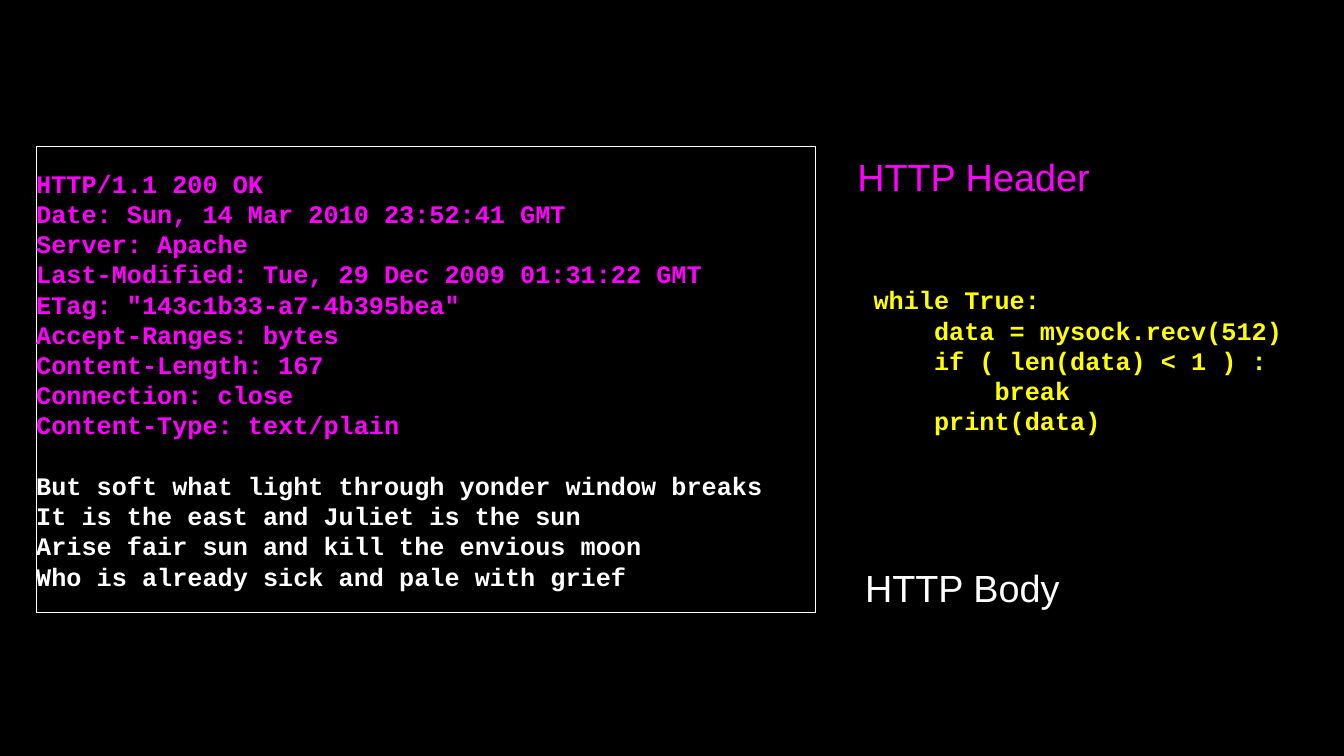
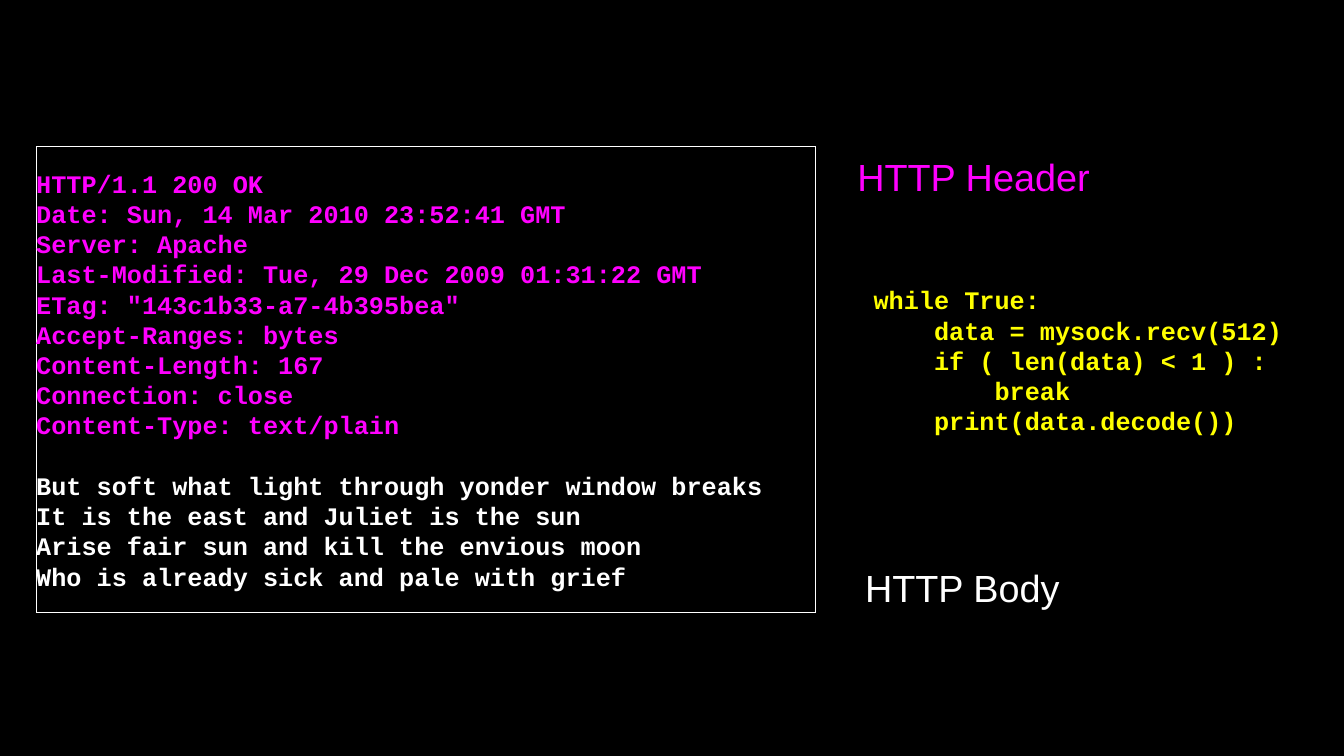
Before and after one commit to csev/py4e, a slide deck: slide 34 of lectures3/Pythonlearn-12-HTTP.pptx. Drawn at 1344x756 pixels with LibreOffice and Linux fonts; fonts in the diff are those of the drawing. Boxes give left, top, right and bottom in pixels: in the first picture for what was removed or moved away, otherwise in the second. Text is boxed around its words. In the diff, an @@ line names an element or a change of style, - is before the commit and + after.

```diff
--- a/lectures3/Pythonlearn-12-HTTP.pptx
+++ b/lectures3/Pythonlearn-12-HTTP.pptx
@@ text at box(934, 412, 1237, 436): text changed @@
-print(data)
+print(data.decode())
```
Also in this commit, not shown: 4 other slides changed, 13 slides added, 5 other files.
